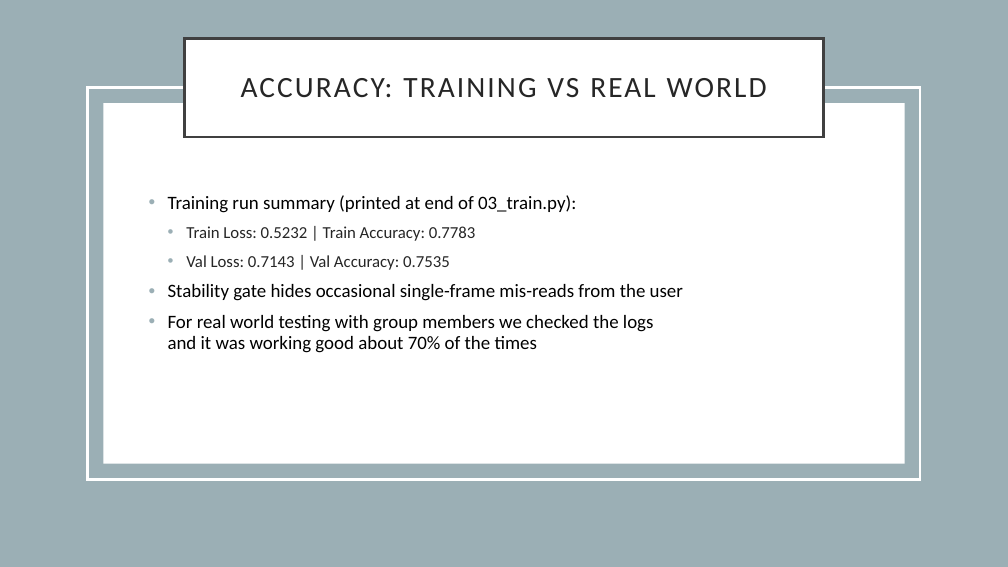
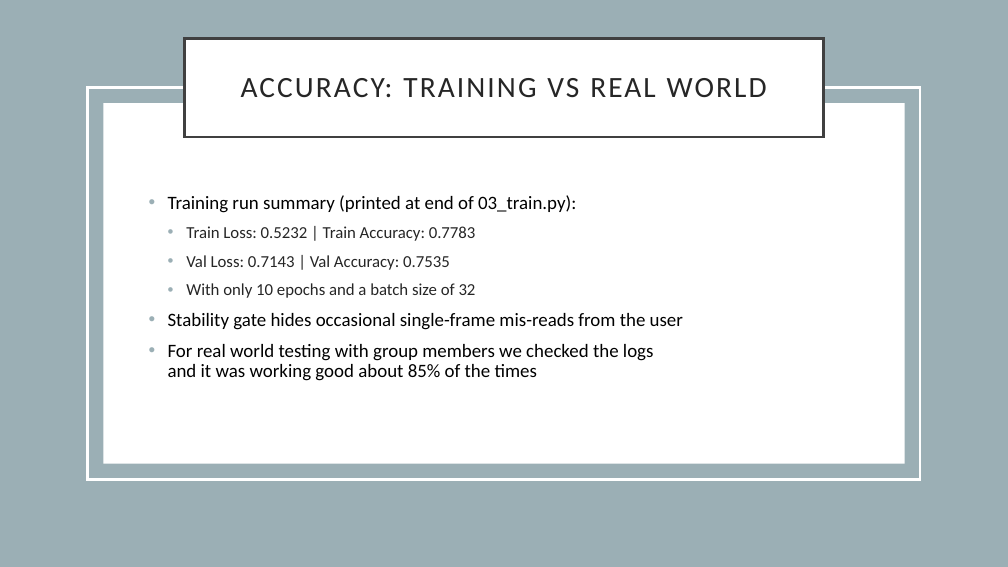
Before and after one commit to andreasranzmaier/EAI_Rock_Paper_Lose, a slide deck: slide 9 of presentation.pptx (slide 8 before the commit). Drawn at 1008x567 pixels with LibreOffice and Linux fonts; fonts in the diff are those of the drawing. Boxes give left, top, right and bottom in pixels: in the first picture for what was removed or moved away, otherwise in the second. Text is boxed around its words. In the diff, an @@ line names an element or a change of style, - is before the commit and + after.

```diff
--- a/presentation.pptx
+++ b/presentation.pptx
@@ text at bbox=[186, 283, 476, 298]: paragraph added @@
+  • With only 10 epochs and a batch size of 32
@@ text at bbox=[168, 344, 654, 381]: text changed @@
-• For real world testing with group members we checked the logs
-  and it was working good about 70% of the times
+• For real world testing with group members we checked the logs
+  and it was working good about 85% of the times
```
Also in this commit, not shown: 7 other slides changed, 2 slides added, 1 other file.
